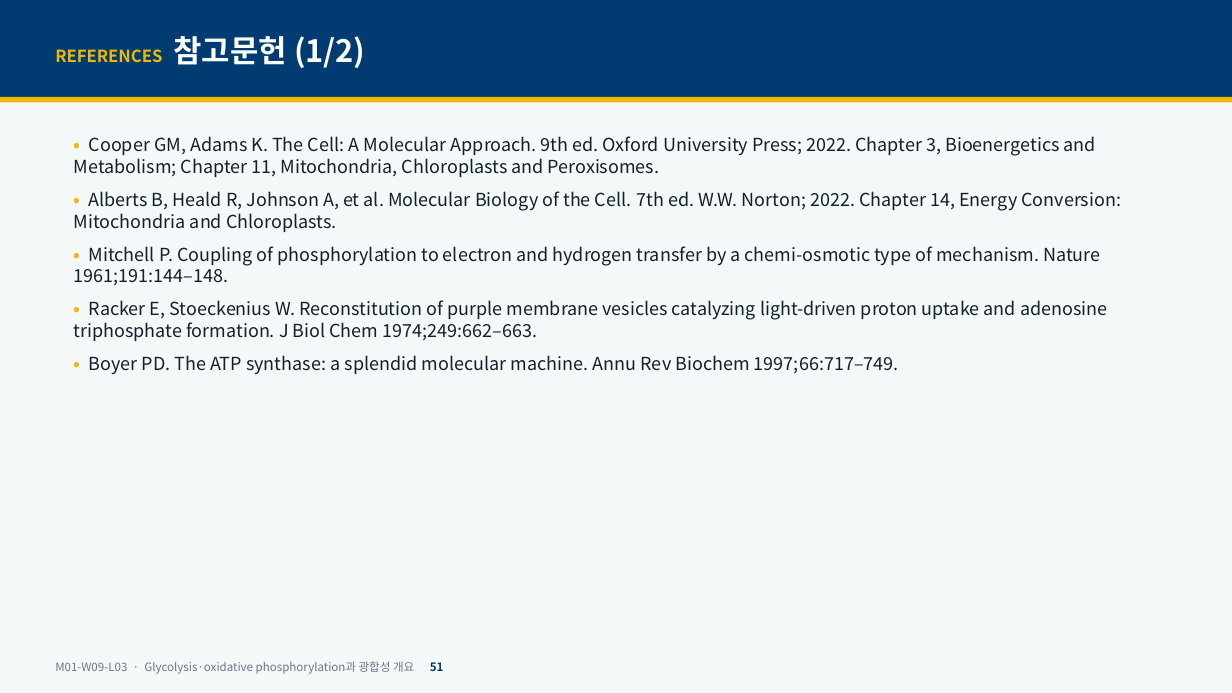
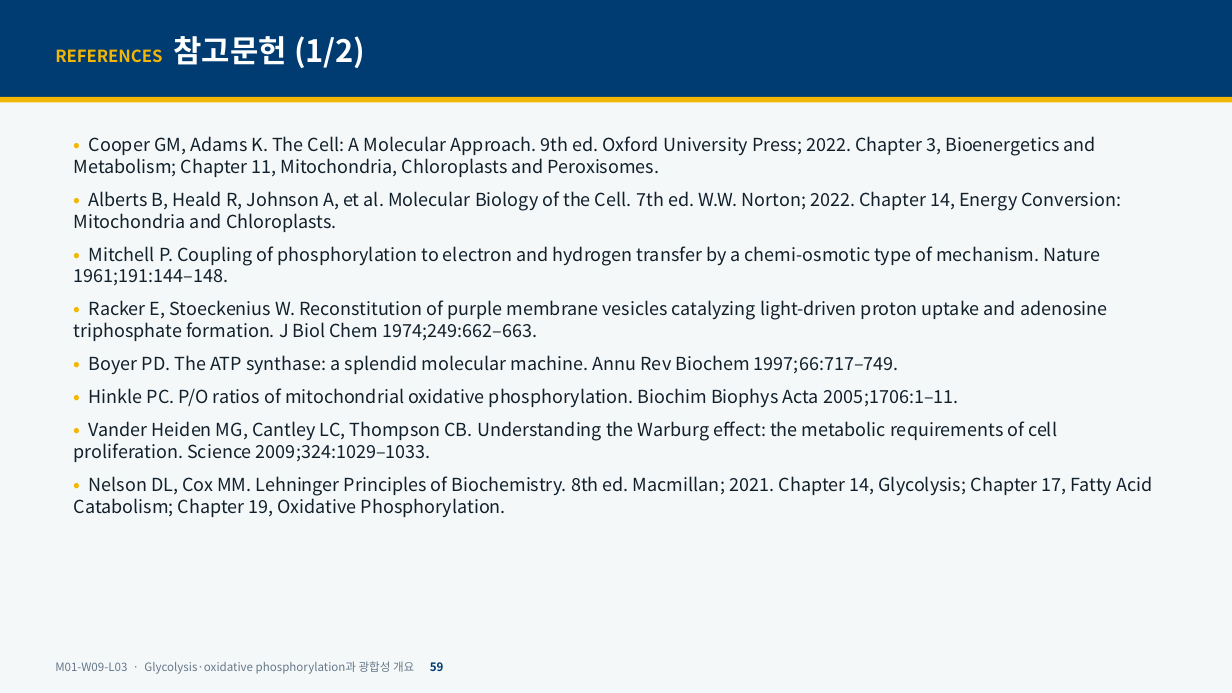
Before and after one commit to hoperiasd2/hoperiasd2.github.io, a slide deck: slide 59 of curriculum/M01/W09/L03/slides.pptx (slide 51 before the commit). Drawn at 1232x693 pixels with LibreOffice and Linux fonts; fonts in the diff are those of the drawing. Boxes give left, top, right and bottom in pixels: in the first picture for what was removed or moved away, otherwise in the second. Text is boxed around its words. In the diff, an @@ line names an element or a change of style, - is before the commit and + after.

```diff
--- a/curriculum/M01/W09/L03/slides.pptx
+++ b/curriculum/M01/W09/L03/slides.pptx
@@ text at [74, 388, 1152, 517]: paragraphs added @@
+• Hinkle PC. P/O ratios of mitochondrial oxidative phosphorylation. Biochim Biophys Acta 2005;1706:1–11.
+• Vander Heiden MG, Cantley LC, Thompson CB. Understanding the Warburg effect: the metabolic requirements of cell proliferation. Science 2009;324:1029–1033.
+• Nelson DL, Cox MM. Lehninger Principles of Biochemistry. 8th ed. Macmillan; 2021. Chapter 14, Glycolysis; Chapter 17, Fatty Acid Catabolism; Chapter 19, Oxidative Phosphorylation.
@@ text at [55, 661, 444, 674]: text changed @@
-M01-W09-L03 · Glycolysis·oxidative phosphorylation과 광합성 개요 51
+M01-W09-L03 · Glycolysis·oxidative phosphorylation과 광합성 개요 59
```
Also in this commit, not shown: 45 other slides changed, 8 slides added, 5 other files.
